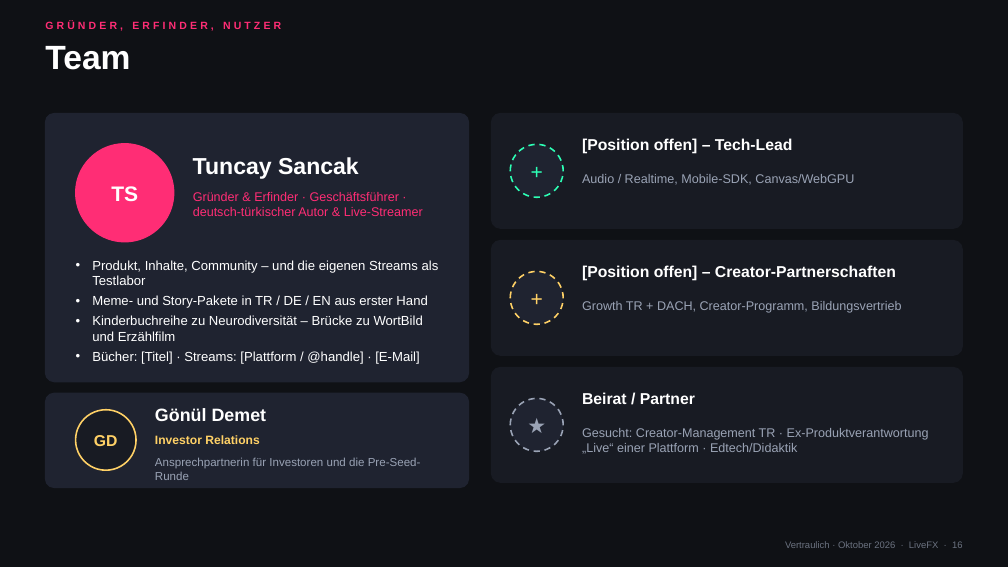
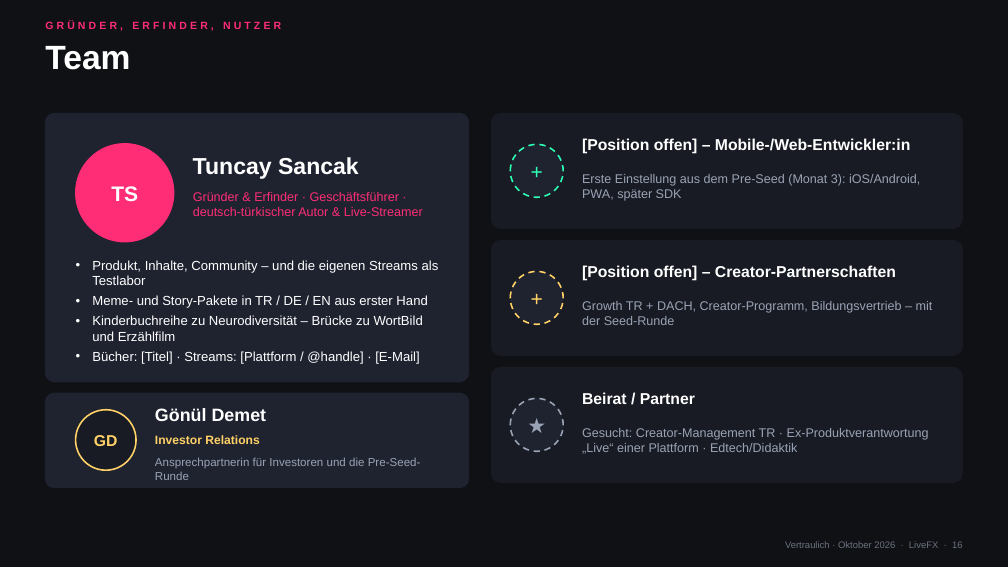
Before and after one commit to fatmaku/Notion, a slide deck: slide 16 of live-fx/business/LiveFX_Pitch.pptx. Drawn at 1008x567 pixels with LibreOffice and Linux fonts; fonts in the diff are those of the drawing. Boxes give left, top, right and bottom in pixels: in the first picture for what was removed or moved away, otherwise in the second. Text is boxed around its words. In the diff, an @@ line names an element or a change of style, - is before the commit and + after.

```diff
--- a/live-fx/business/LiveFX_Pitch.pptx
+++ b/live-fx/business/LiveFX_Pitch.pptx
@@ text at box(582, 138, 910, 154): text changed @@
-[Position offen] – Tech-Lead
+[Position offen] – Mobile-/Web-Entwickler:in
@@ text at box(582, 174, 920, 201): text changed @@
-Audio / Realtime, Mobile-SDK, Canvas/WebGPU
+Erste Einstellung aus dem Pre-Seed (Monat 3): iOS/Android, PWA, später SDK
@@ text at box(582, 301, 933, 325): text changed @@
-Growth TR + DACH, Creator-Programm, Bildungsvertrieb
+Growth TR + DACH, Creator-Programm, Bildungsvertrieb – mit der Seed-Runde
```
Also in this commit, not shown: 5 other slides changed, 3 slides added, 1 slide removed, 36 other files.
